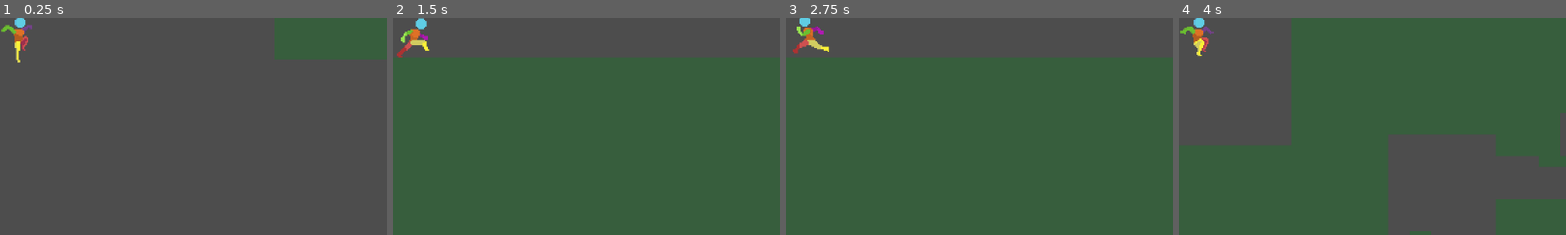
Above: before the commit, frames 1-4 (left to right).
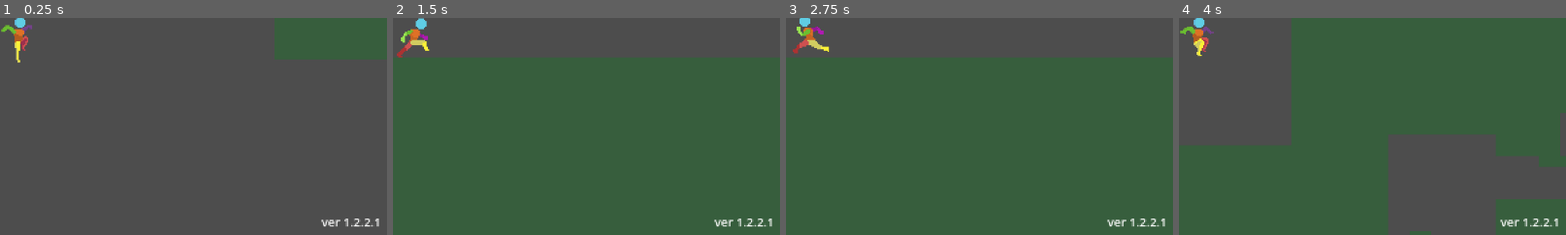
Above: after the commit, the same moments.

Repository: oliver6312/platforming
Game: Godot game, scene res://Scenes/PrototypeLevel.tscn
The game is run twice, just before and just after one commit, with the same random seed, the same clock (stepped at 60 frames per second) and the same inputs.
Inputs:
- Up to frame 1 (0.25 s): no input
- Up to frame 2 (1.5 s): hold Right (ui_right) from 0.53 s (still down); tap Space (dash) at 0.6, 1.35 s; tap Up (jump) at 0.77 s
- Up to frame 3 (2.75 s): tap Up (jump) at 1.52 s; release Right (ui_right) at 2.03 s; hold Left (ui_left) from 2.03 s (still down); tap Space (dash) at 2.1 s
- Up to frame 4 (4 s): release Left (ui_left) at 2.78 s; hold Right (ui_right) from 2.78 s (still down); tap Space (dash) at 2.85, 3.6 s; tap Up (jump) at 3.02, 3.77 s
The pictures show only the part of the screen within x 47-97%, y 46-96%; the shares and areas given below are measured in that part.

The runs differ from the first frame. In frame 1, 0.3% of the frame differs, in the area x 82-98%, y 92-97%; in frame 2, 0.3%; in frame 3, 0.3%; in frame 4, 0.3%.

Commit message:
update 1.2.2.1
added version label

Diff:
--- a/Scenes/PrototypeLevel.tscn
+++ b/Scenes/PrototypeLevel.tscn
@@ -123,6 +123,14 @@
 [node name="PlayerCharacter" parent="." unique_id=1078641646 instance=ExtResource("2_jfle5")]
 position = Vector2(13, -64)
 
+[node name="Label" type="Label" parent="PlayerCharacter" unique_id=693540110]
+offset_left = 222.0
+offset_top = 132.0
+offset_right = 267.0
+offset_bottom = 155.0
+theme_override_font_sizes/font_size = 9
+text = "ver 1.2.2.1"
+
 [node name="StaticBody2D" type="StaticBody2D" parent="." unique_id=391401146 groups=["spear_recoil"]]
 position = Vector2(-185, -107)
 physics_material_override = SubResource("PhysicsMaterial_v1qfn")
--- a/Scripts/player_character.gd
+++ b/Scripts/player_character.gd
@@ -249,12 +249,12 @@
 
 func player_visuals(input_axis: float) -> void:
 	if not direction_locked:
-		if input_axis < 0:
+		if facing < 0:
 			animated_sprite_2d.flip_h = true
 			enable_all_left_hitbox()
 			disable_all_right_hitbox()
 
-		elif input_axis > 0:
+		elif facing > 0:
 			animated_sprite_2d.flip_h = false
 			enable_all_right_hitbox()
 			disable_all_left_hitbox()
Not shown, changed: HTMLexport/Platforming.html
Not shown, changed: HTMLexport/Platforming.pck
